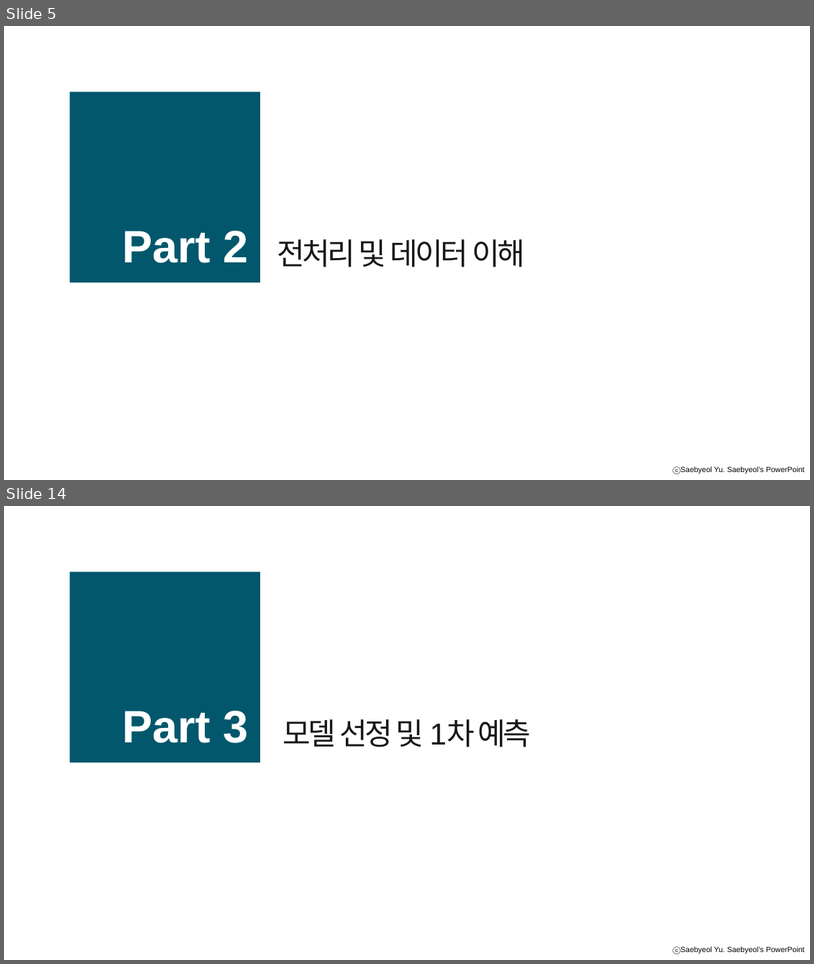
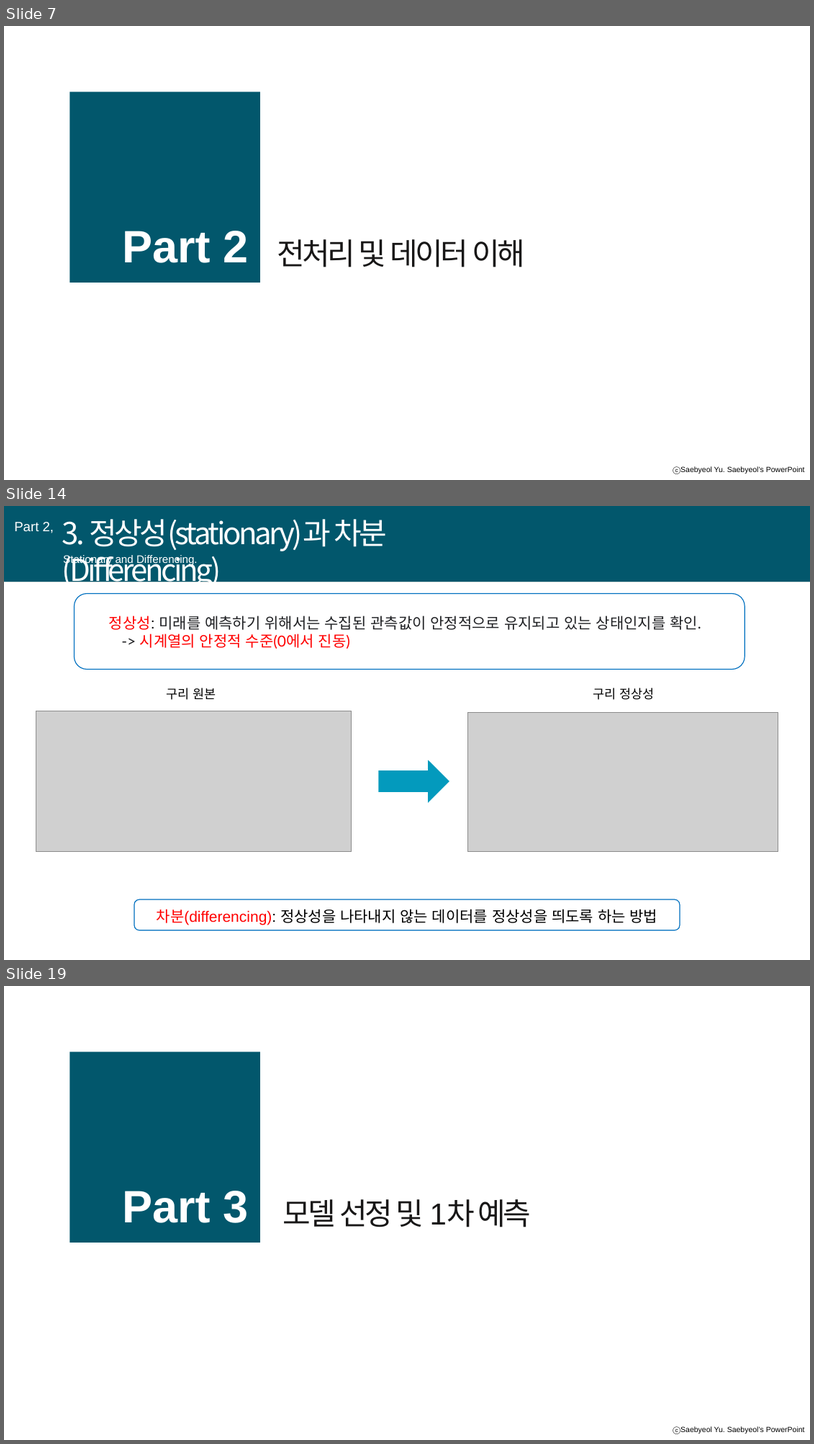
Before and after one commit to A-dongl/P3_kospi, a slide deck: 2차 발표자료.pptx. Shown one above the other, each under a label of ours: slides 5 and 14 before the commit, slides 7, 14 and 19 after it; the slides between them are not shown. The pictures are 814x964 and 814x1444 pixels, drawn with LibreOffice and Linux fonts; fonts in the diff are those of the drawing; grey boxes stand for pictures; background and template pictures are left out. Boxes give left, top, right and bottom in pixels: in the first picture for what was removed or moved away, otherwise in the second. Text is boxed around its words. In the diff, an @@ line names an element or a change of style, - is before the commit and + after.

```diff
--- a/2차 발표자료.pptx
+++ b/2차 발표자료.pptx
@@ slide 14 added at [4, 506, 810, 960], background #FFFFFF @@
@@ rectangle added at [4, 506, 810, 582], fill #02576C @@
@@ text added at [14, 522, 54, 533], 16 pt, text #FFFFFF @@
+Part 2,
@@ text added at [62, 519, 387, 588], 36 pt, text #FFFFFF @@
+3. 정상성(stationary)과 차분(Differencing)
@@ text added at [63, 554, 198, 566], 13 pt, text #FFFFFF @@
+Stationary and Differencing.
@@ line added from (4, 582) to (810, 582), #D9D9D9 0.5 pt @@
@@ rounded rectangle added at [74, 594, 745, 669], outline #0070C0 1 pt @@
@@ text added at [109, 615, 702, 649], 18 pt, text #202124 @@
+정상성: 미래를 예측하기 위해서는 수집된 관측값이 안정적으로 유지되고 있는 상태인지를 확인.
+-> 시계열의 안정적 수준(0에서 진동)
@@ text added at [166, 687, 216, 700], 15 pt, text #000000 @@
+구리 원본
@@ text added at [594, 687, 655, 700], 15 pt, text #000000 @@
+구리 정상성
@@ picture added at [36, 710, 352, 852] @@
@@ picture added at [468, 713, 778, 852] @@
@@ right arrow added at [378, 760, 449, 803], fill #039ABD @@
@@ rounded rectangle added at [134, 899, 680, 930], outline #0070C0 1 pt @@
@@ text added at [157, 908, 658, 925], 18 pt, text #000000 @@
+차분(differencing): 정상성을 나타내지 않는 데이터를 정상성을 띄도록 하는 방법
@@ what was slide 5 is now slide 7 @@
@@ what was slide 14 is now slide 19 @@
```
Also in this commit, not shown: 11 slides changed, 9 other slides added, 11 slides removed, 1 other file.
